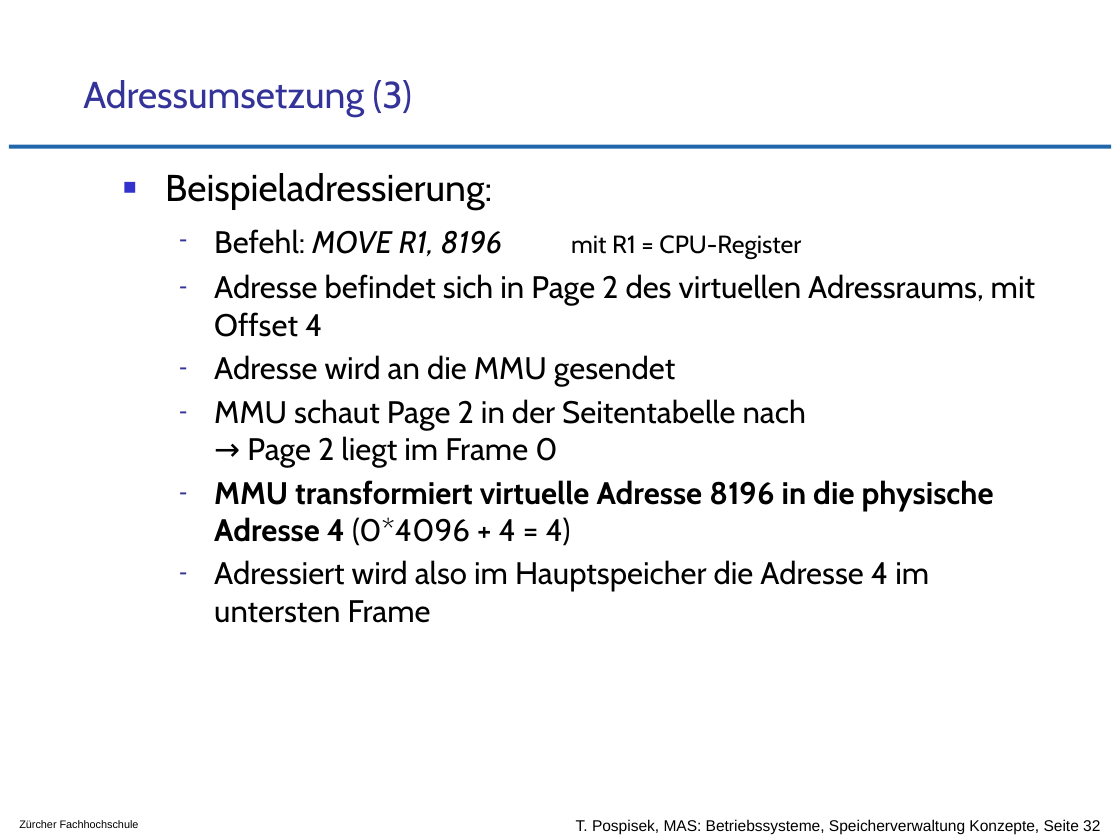
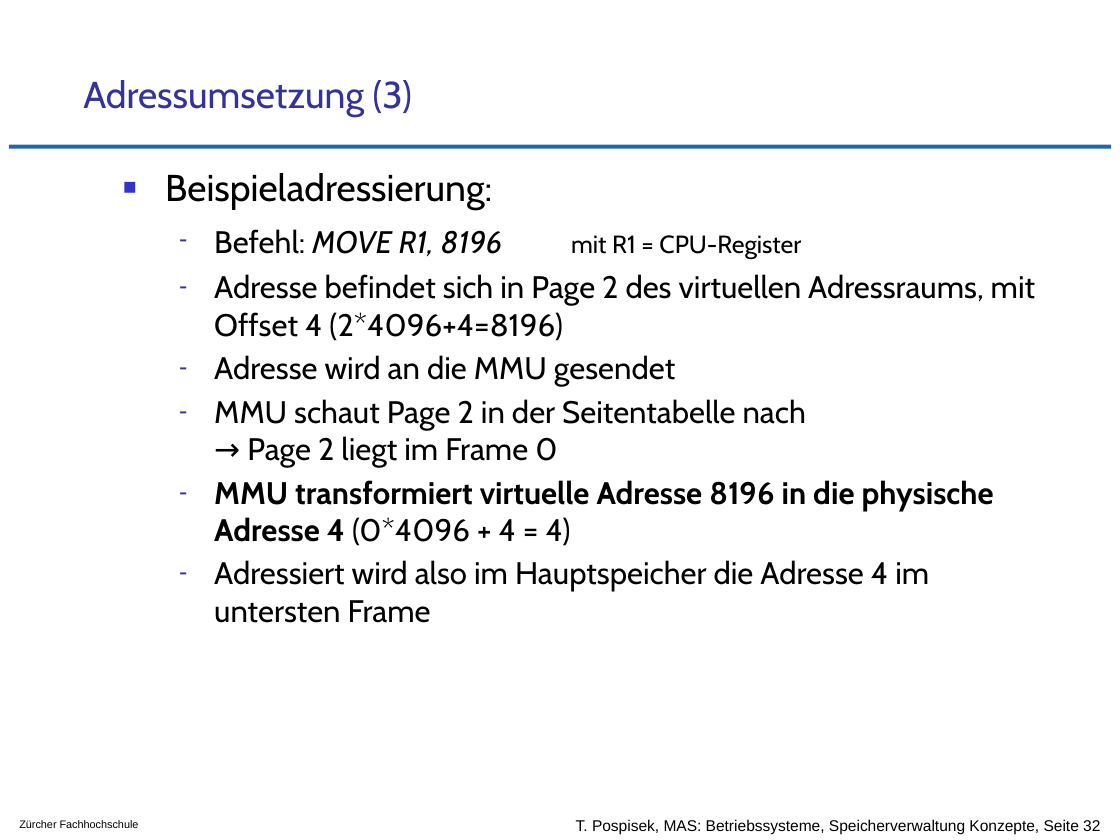
Before and after one commit to tpo/betriebssysteme, a slide deck: slide 32 of 10_Speicherverwaltung_Grundlegende_Konzepte.odp. Drawn at 1120x840 pixels with LibreOffice and Linux fonts; fonts in the diff are those of the drawing; background and template pictures are left out. Boxes give left, top, right and bottom in pixels: in the first picture for what was removed or moved away, otherwise in the second. Text is boxed around its words. In the diff, an @@ line names an element or a change of style, - is before the commit and + after.

Commit message:
S. 32 - Berechnung der virtuellen Adresse ergänzt

```diff
--- a/10_Speicherverwaltung_Grundlegende_Konzepte.odp
+++ b/10_Speicherverwaltung_Grundlegende_Konzepte.odp
@@ text at <box>214,274,1035,341</box>: text changed @@
-  – Adresse befindet sich in Page 2 des virtuellen Adressraums, mit Offset 4
+  – Adresse befindet sich in Page 2 des virtuellen Adressraums, mit Offset 4 (2*4096+4=8196)
```
